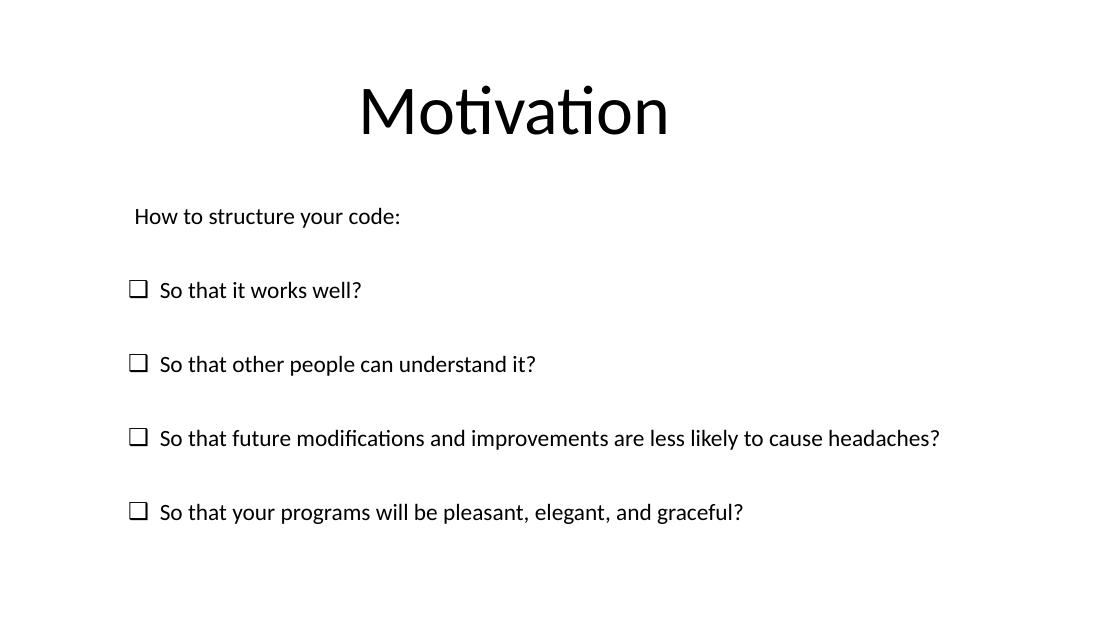
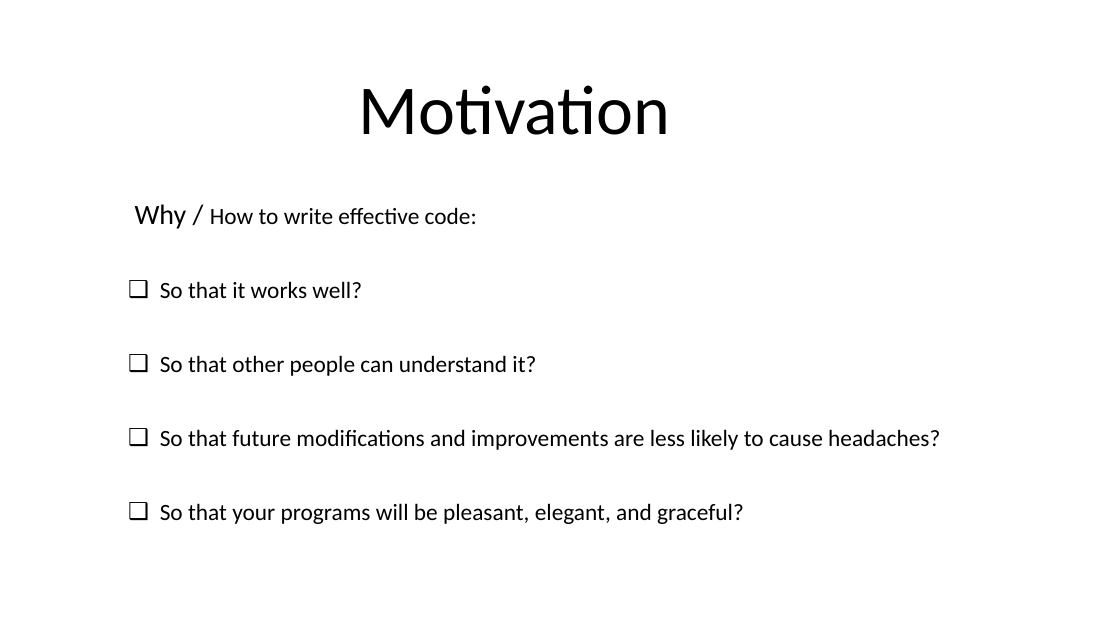
Before and after one commit to halaSEBBAH/effective-java-examples, a slide deck: slide 4 of effective-java.pptx (slide 2 before the commit). Drawn at 1120x630 pixels with LibreOffice and Linux fonts; fonts in the diff are those of the drawing. Boxes give left, top, right and bottom in pixels: in the first picture for what was removed or moved away, otherwise in the second. Text is boxed around its words. In the diff, an @@ line names an element or a change of style, - is before the commit and + after.

```diff
--- a/effective-java.pptx
+++ b/effective-java.pptx
@@ subtitle at (135,204,477,229): text changed @@
-How to structure your code:
+Why / How to write effective code:
```
Also in this commit, not shown: 2 other slides changed, 3 slides added, 10 other files.
